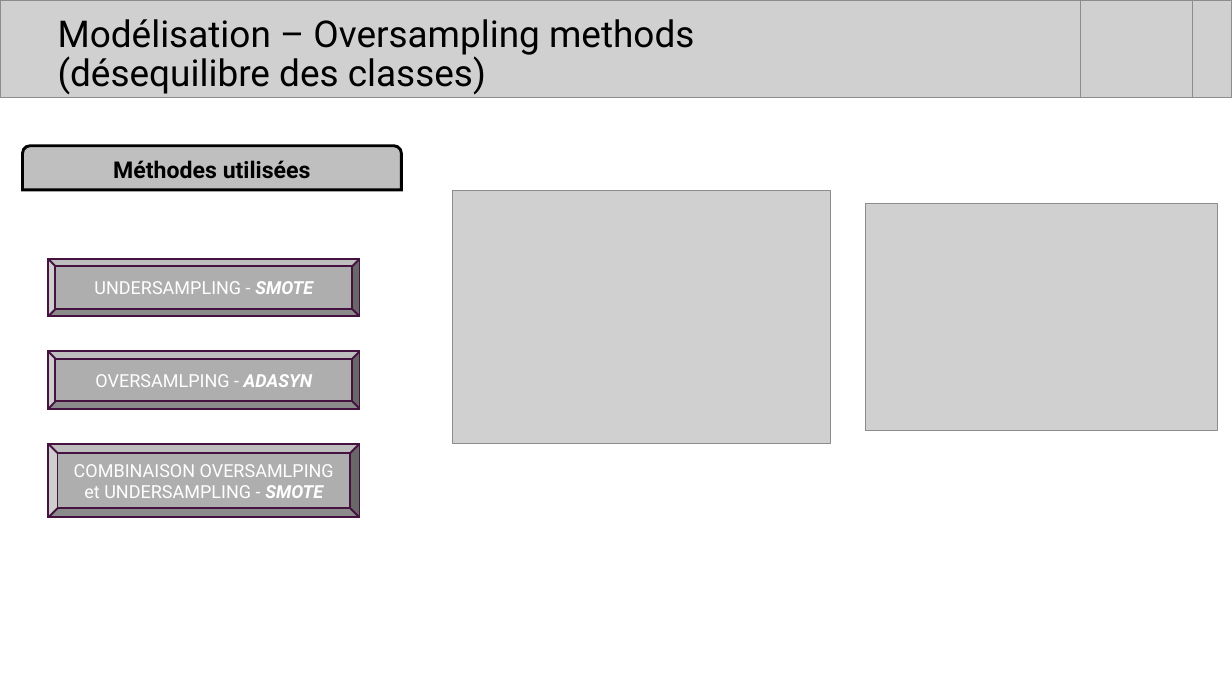
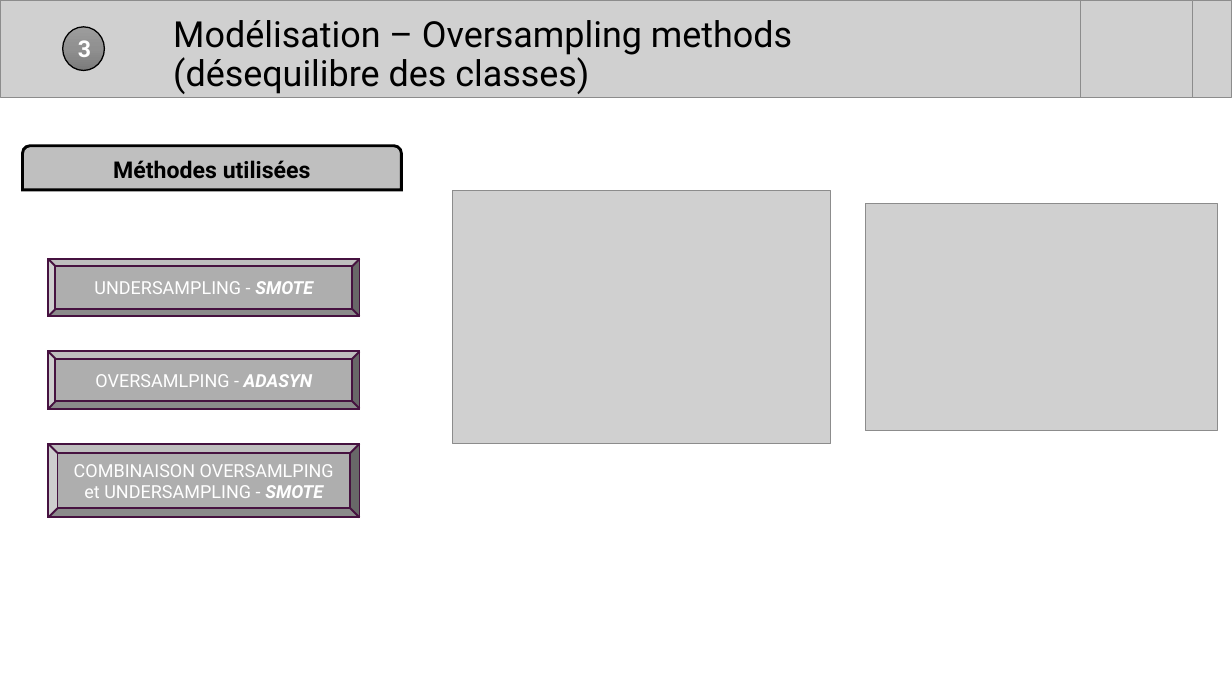
Before and after one commit to YannickQuerin/credit_score_app_API, a slide deck: slide 16 of P7_Modelisation_risque_defaut_credit/Présentation_Modelisation_risque_defaut_credit.pptx. Drawn at 1232x693 pixels with LibreOffice and Linux fonts; fonts in the diff are those of the drawing; grey boxes stand for pictures. Boxes give left, top, right and bottom in pixels: in the first picture for what was removed or moved away, otherwise in the second. Text is boxed around its words. In the diff, an @@ line names an element or a change of style, - is before the commit and + after.

```diff
--- a/P7_Modelisation_risque_defaut_credit/Présentation_Modelisation_risque_defaut_credit.pptx
+++ b/P7_Modelisation_risque_defaut_credit/Présentation_Modelisation_risque_defaut_credit.pptx
@@ title "Modélisation – Oversampling methods (désequilibre ..." at [173,20,792,94]: size 28.8 to 28 pt @@
@@ ellipse added at [63,27,104,70], fill gradient #9D9D9D to #909090 to #7C7C7C, outline #000000 1 pt, 18 pt, text #FFFFFF, bold @@
+3
```
Also in this commit, not shown: 23 other slides changed, 3 slides added, 1 slide removed.
